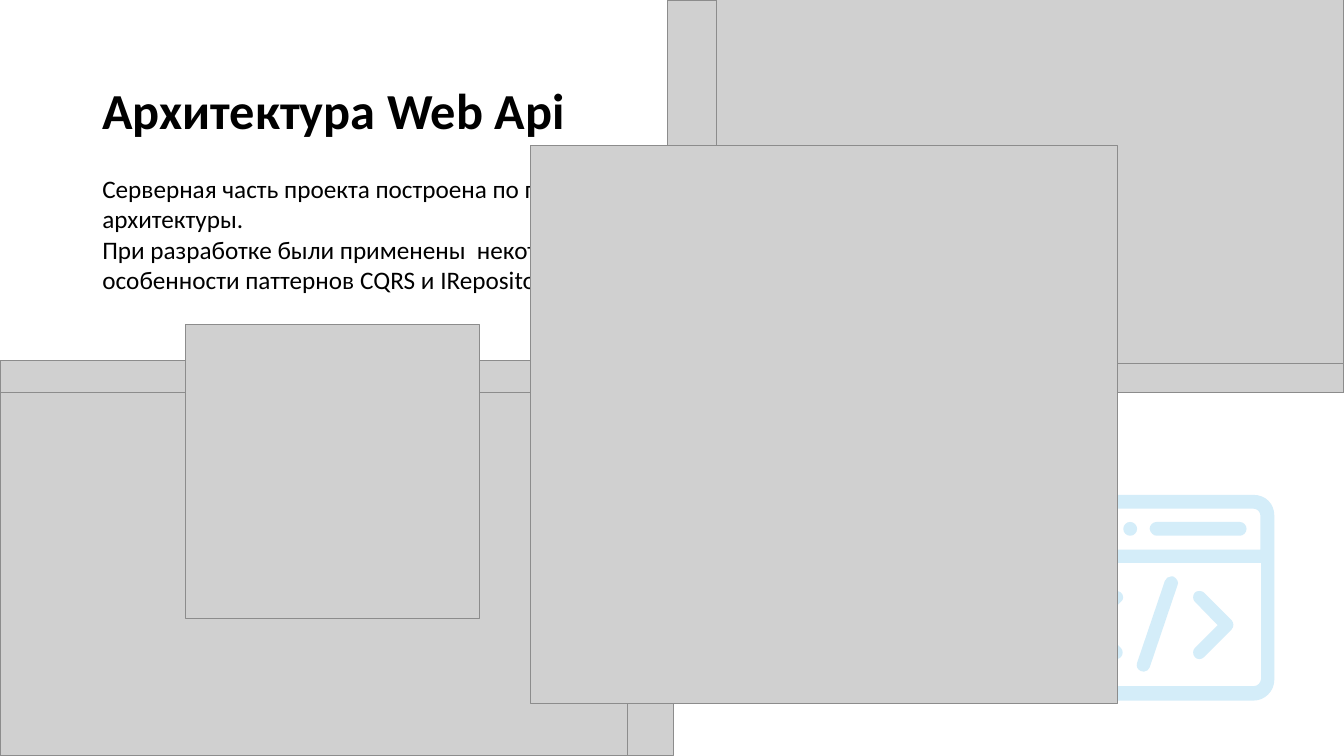
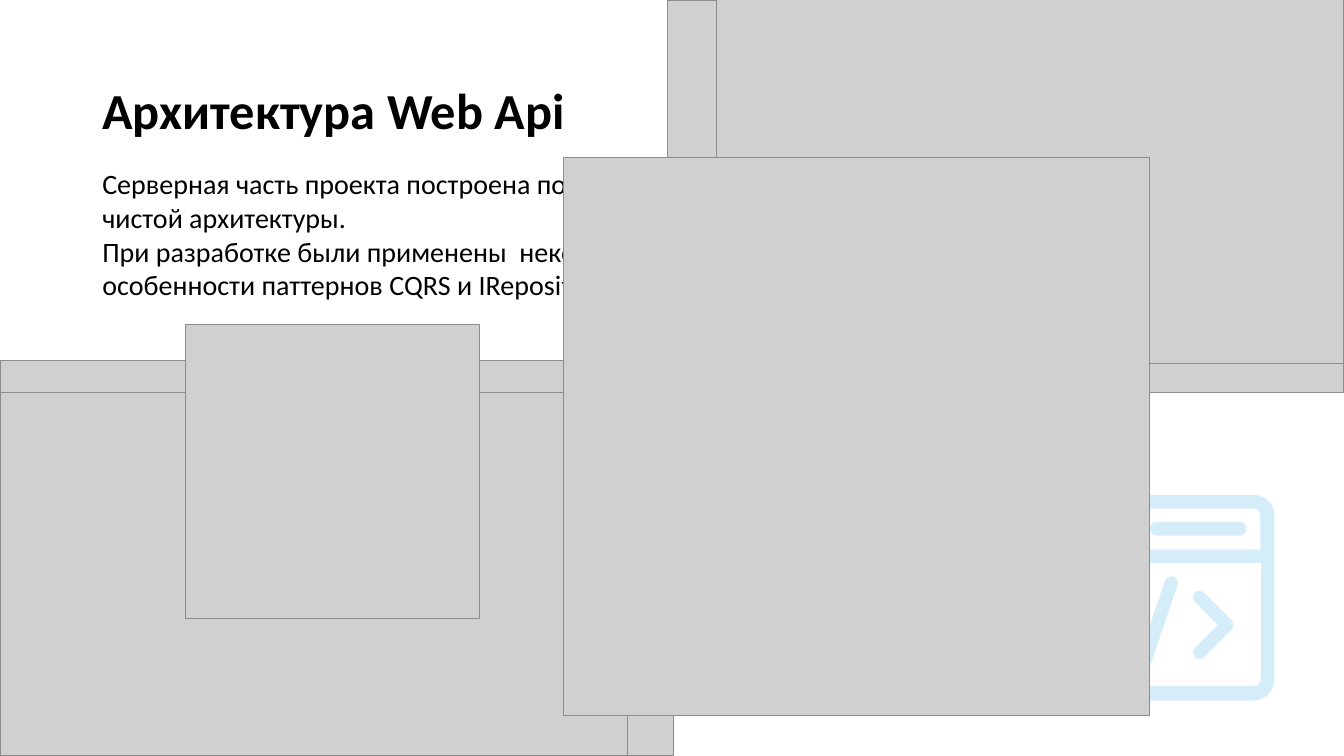
Before and after one commit to Immortian/ASP.NET-Core-HRM, a slide deck: slide 9 of Документация/Презентация.pptx (slide 10 before the commit). Drawn at 1344x756 pixels with LibreOffice and Linux fonts; fonts in the diff are those of the drawing; grey boxes stand for pictures. Boxes give left, top, right and bottom in pixels: in the first picture for what was removed or moved away, otherwise in the second. Text is boxed around its words. In the diff, an @@ line names an element or a change of style, - is before the commit and + after.

```diff
--- a/Документация/Презентация.pptx
+++ b/Документация/Презентация.pptx
@@ text "Серверная часть проекта построена по ..." at (102, 171, 648, 302): size 18 to 20 pt @@
@@ picture: place and size @@
-picture at (531, 145, 1118, 704)
+picture at (564, 157, 1150, 716)
@@ freeform shape removed at (1123, 522, 1137, 536) @@
@@ freeform shape removed at (1082, 591, 1124, 659) @@
```
Also in this commit, not shown: 11 other slides changed, 3 slides added, 1 slide removed, 38 other files.
